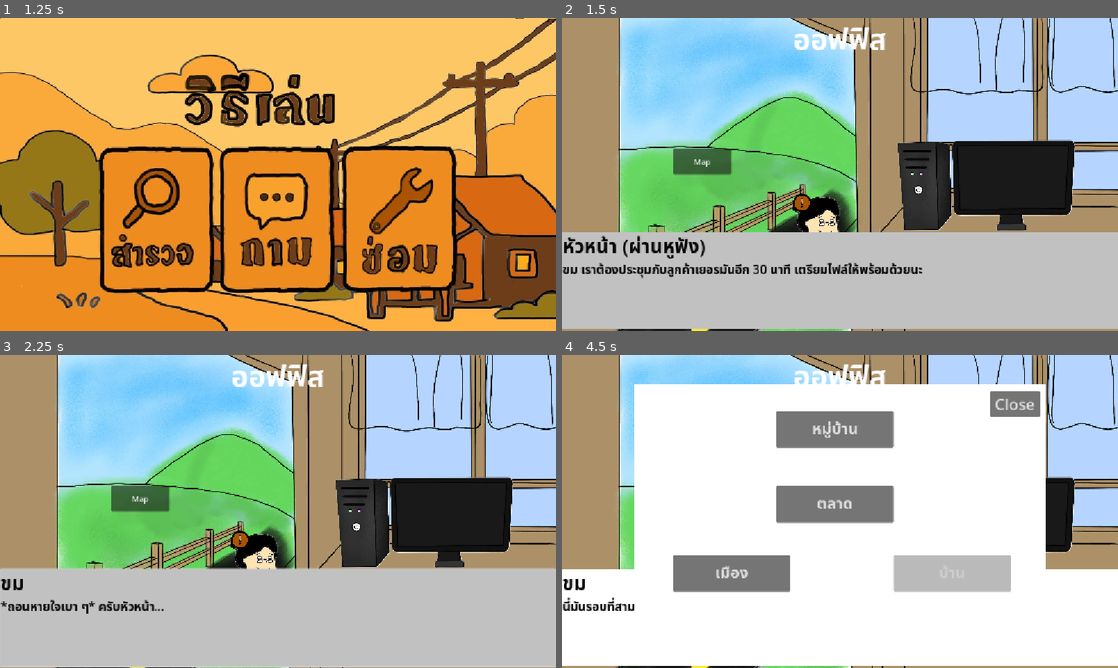
Above: before the commit, frames 1-4 (two rows, left to right).
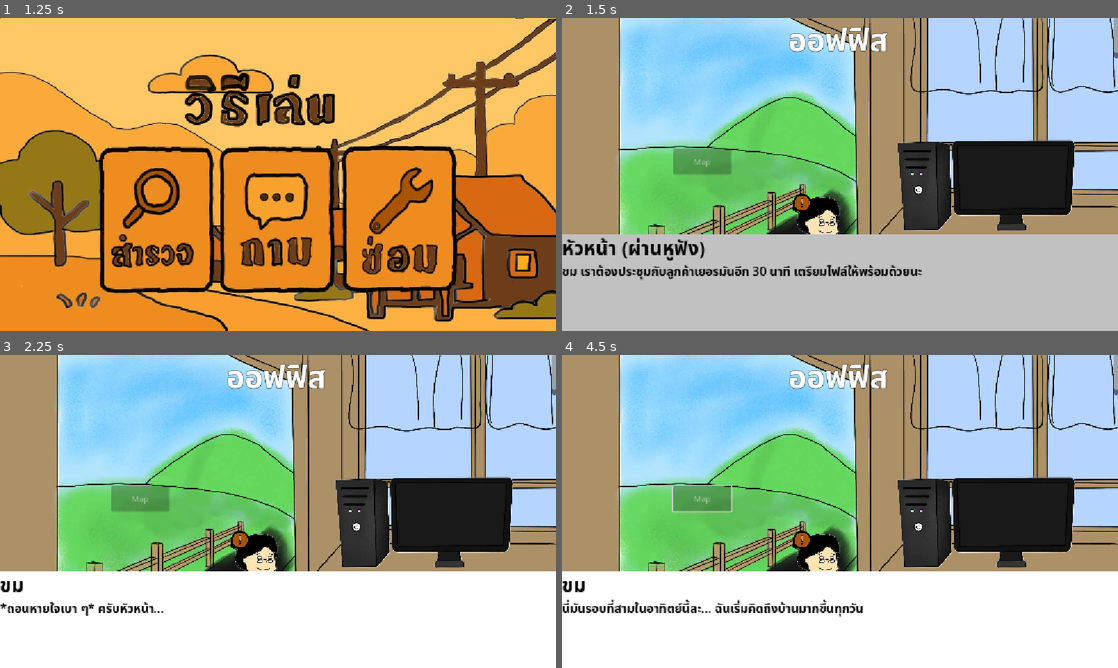
Above: after the commit, the same moments.

Repository: HeHHeyboi/BakChangKhom
Game: Godot game, scene res://Scene/Start_Scene.tscn
Same seed, same stepped clock (60 frames per second), same inputs: the game is played once before the commit and once after it.
Inputs (mouse positions are in pixels of both pictures, inside the frame that each line leads up to):
- Up to frame 1 (1.25 s): click "Start Game" at 0.5 s
- Up to frame 2 (1.5 s): click "Start Game" at 1.25 s
- Up to frame 3 (2.25 s): click (522, 633) at 2 s
- Up to frame 4 (4.5 s): click "ขม" at 2.75 s; click "เพื่อนร่วมงาน" at 3.5 s; click (701, 498) at 4.25 s, where only the run before the commit has a clickable "Map"

Frame 1 is identical in both runs. In frame 2, 5.1% of the frame differs, in the area x 0-100%, y 0-100%; in frame 3, 33%; in frame 4, 50%.

Commit message:
Update dialog scene UI and map button behavior
Changed Title node to RichTextLabel with improved styling in Dialog_Scene.tscn and dialog_scene.gd. Added focus style and minor layout adjustments to dialog scene. Updated map_place_holder.gd to disable the map button when a dialog is shown.

Diff:
--- a/Scene/Dialog_Scene.tscn
+++ b/Scene/Dialog_Scene.tscn
@@ -20,6 +20,9 @@
 [sub_resource type="StyleBoxFlat" id="StyleBoxFlat_mslf0"]
 bg_color = Color(0.323495, 0.323495, 0.323495, 1)
 
+[sub_resource type="StyleBoxFlat" id="StyleBoxFlat_68vdo"]
+bg_color = Color(1, 1, 1, 1)
+
 [node name="DialogScene" type="CanvasLayer" node_paths=PackedStringArray("TextBox", "NameBox", "ChoiceContainer", "DialogButton")]
 process_mode = 3
 layer = 128
@@ -34,13 +37,15 @@
 position = Vector2(576, 324)
 scale = Vector2(0.6, 0.6)
 
-[node name="Title" type="Label" parent="."]
+[node name="Title" type="RichTextLabel" parent="."]
 layout_direction = 1
 anchors_preset = 10
 anchor_right = 1.0
-offset_bottom = 49.0
+offset_bottom = 83.0
 grow_horizontal = 2
-theme_override_font_sizes/font_size = 60
+theme_override_colors/font_outline_color = Color(0, 0, 0, 1)
+theme_override_constants/outline_size = 3
+theme_override_font_sizes/normal_font_size = 64
 horizontal_alignment = 1
 
 [node name="CharacterPos" type="Node2D" parent="."]
@@ -69,10 +74,9 @@
 anchor_top = 1.0
 anchor_right = 0.5
 anchor_bottom = 1.0
-offset_left = -575.0
-offset_top = -204.0
-offset_right = 575.0
-offset_bottom = -4.0
+offset_left = -576.0
+offset_top = -200.0
+offset_right = 576.0
 grow_horizontal = 2
 grow_vertical = 0
 theme_override_styles/normal = SubResource("StyleBoxFlat_p7wtc")
@@ -81,6 +85,7 @@
 theme_override_styles/hover_mirrored = SubResource("StyleBoxFlat_wcj4s")
 theme_override_styles/hover_pressed = SubResource("StyleBoxFlat_sfeuh")
 theme_override_styles/disabled = SubResource("StyleBoxFlat_mslf0")
+theme_override_styles/focus = SubResource("StyleBoxFlat_68vdo")
 
 [node name="NameBox" type="Label" parent="PanelContainer"]
 layout_mode = 0
@@ -90,6 +95,7 @@
 theme_override_colors/font_color = Color(0, 0, 0, 1)
 theme_override_font_sizes/font_size = 40
 text = "sdsfsdfsfdsdfsfdsfsdfsf"
+metadata/_edit_lock_ = true
 
 [node name="TextBox" type="Label" parent="PanelContainer"]
 layout_mode = 0
@@ -101,6 +107,7 @@
 theme_override_font_sizes/font_size = 25
 text = "kjhkjhkjh"
 autowrap_mode = 3
+metadata/_edit_lock_ = true
 
 [node name="ChoiceContainer" type="VBoxContainer" parent="."]
 anchors_preset = -1
--- a/Scripts/Home/map_place_holder.gd
+++ b/Scripts/Home/map_place_holder.gd
@@ -1,4 +1,11 @@
 extends Button
+
+
+func _process(delta: float) -> void:
+	if Global.isDialogShown():
+		self.disabled = true
+	else:
+		self.disabled = false
 
 
 func _on_map_button_pressed() -> void:
--- a/Scripts/dialog_scene.gd
+++ b/Scripts/dialog_scene.gd
@@ -11,7 +11,7 @@
 
 @onready var bg_node = $"BG" as Sprite2D
 @onready var ShowSprites = $"CharacterPos" as CharacterPos
-@onready var Title = $"Title" as Label
+@onready var Title = $"Title" as RichTextLabel
 enum DialogType { Dialog, Choice, SelectChoice }
 
 const DIALOG = "dialog"
@@ -28,7 +28,8 @@
 
 
 func set_title(title: String):
-	Title.text = title
+	Title.clear()
+	Title.add_text(title)
 
 
 # NOTE: มีไว้ test
Not shown: 1 places in Scene/Dialog_Scene.tscn that only renumber resources
